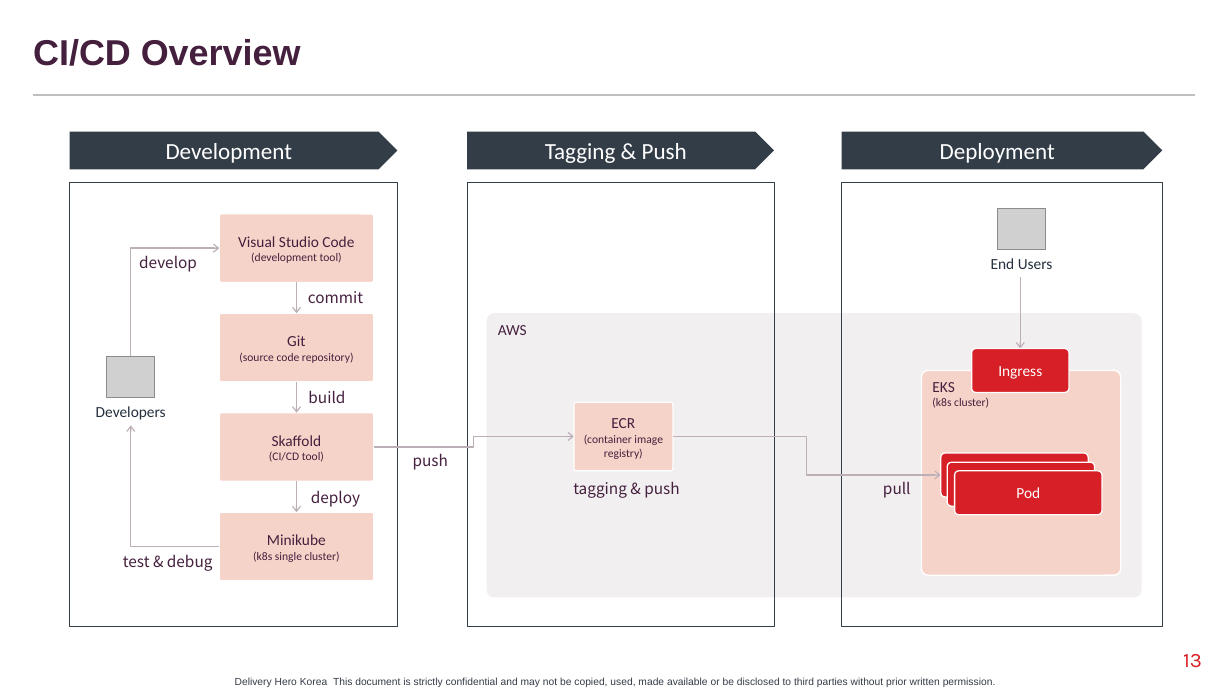
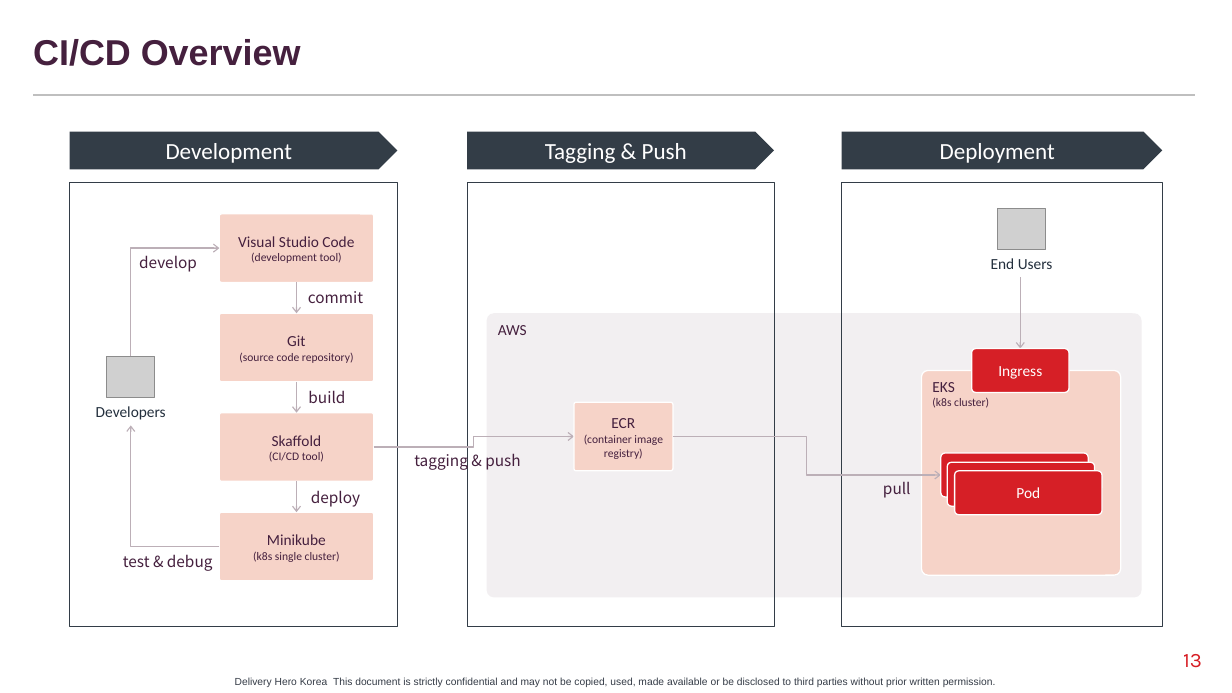
Before and after one commit to ramsteinj/k8s-django-demo, a slide deck: slide 13 of doc/An Introduction to Kubernetes.pptx. Drawn at 1232x693 pixels with LibreOffice and Linux fonts; fonts in the diff are those of the drawing; grey boxes stand for pictures; background and template pictures are left out. Boxes give left, top, right and bottom in pixels: in the first picture for what was removed or moved away, otherwise in the second. Text is boxed around its words. In the diff, an @@ line names an element or a change of style, - is before the commit and + after.

```diff
--- a/doc/An Introduction to Kubernetes.pptx
+++ b/doc/An Introduction to Kubernetes.pptx
@@ text "tagging & push": place and size @@
-text "tagging & push" at <box>573,481,679,498</box>
+text "tagging & push" at <box>414,451,520,471</box>
@@ text removed at <box>413,453,448,470</box> @@
-push
```
Also in this commit, not shown: 1 other slide changed, 1 slide added.
